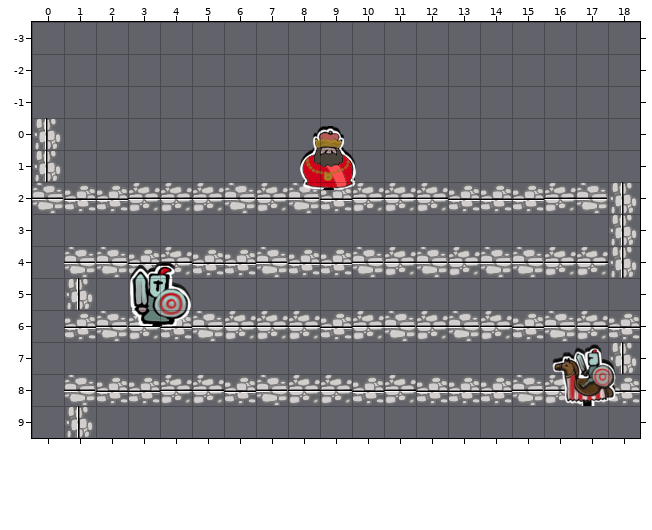
Two versions of a level (Tiled map, dist/assets/maps/iphone.tmx). Above, as it was before the edit.
Cells are 32x32 px. Shown: x 0..18, y -3..9.
After:
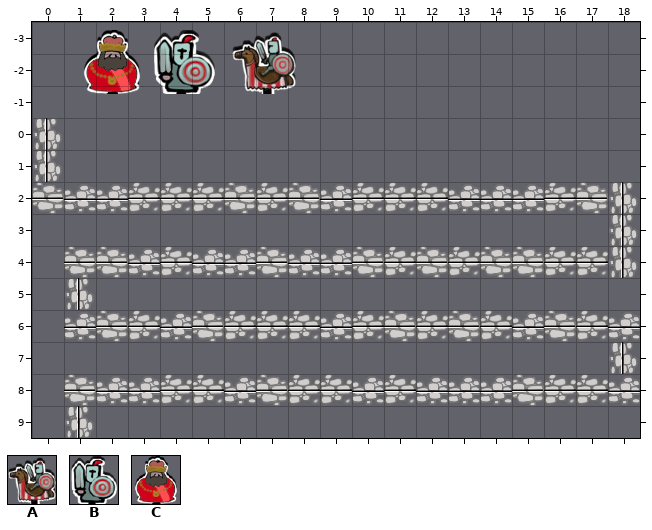
Key: from "Mobs": A 0 "knightOnHorse", B 1 "knight", C 2 "king".
Objects are placed by their top-left corner, in cells (3,4 is the top-left corner of cell 3,4); size is 1x1 cell unless given.
Commit message: Movement works again, using Tiled Map.
Change:
Layer "mobs":
Object C "MOB_KING" at 8.2,0.2 size 2x2 becomes C "MOB_KING" at 1.5,-2.8 size 2x2.
Object B "MOB_KNIGHT" at 3,4.5 size 2x2 becomes B "MOB_KNIGHT" at 3.8,-2.8 size 2x2.
Object A "MOB_HORSE" at 16.2,7 size 2x2 becomes A "MOB_HORSE" at 6.2,-2.8 size 2x2.
Pixel boxes of the changes (left, top, right, bottom) in both pictures:
new place: (84, 30, 140, 94)
new place: (154, 30, 215, 94)
new place: (232, 32, 296, 94)
old place: (300, 126, 356, 190)
old place: (130, 262, 191, 326)
old place: (552, 344, 616, 406)
